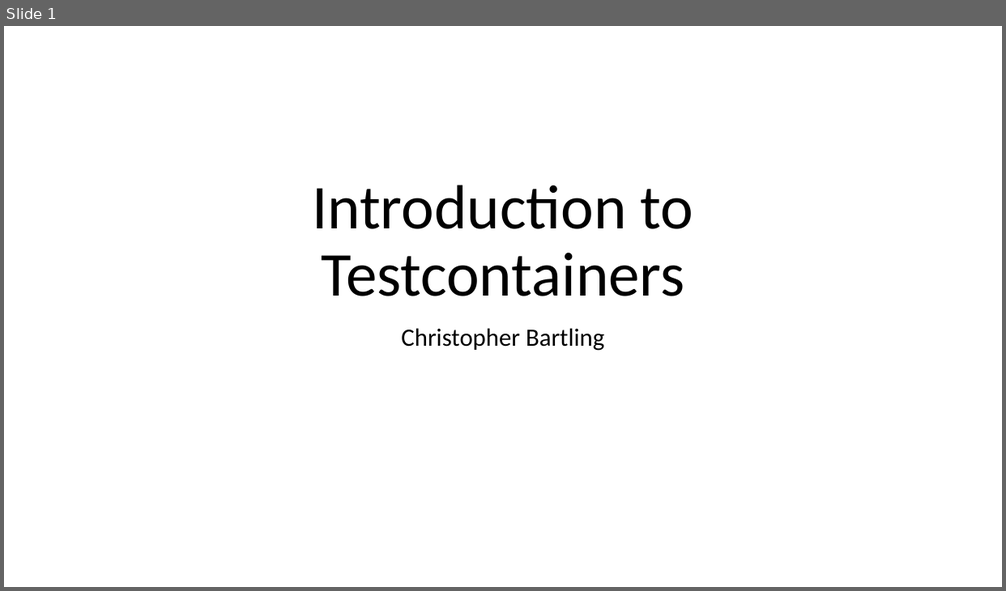
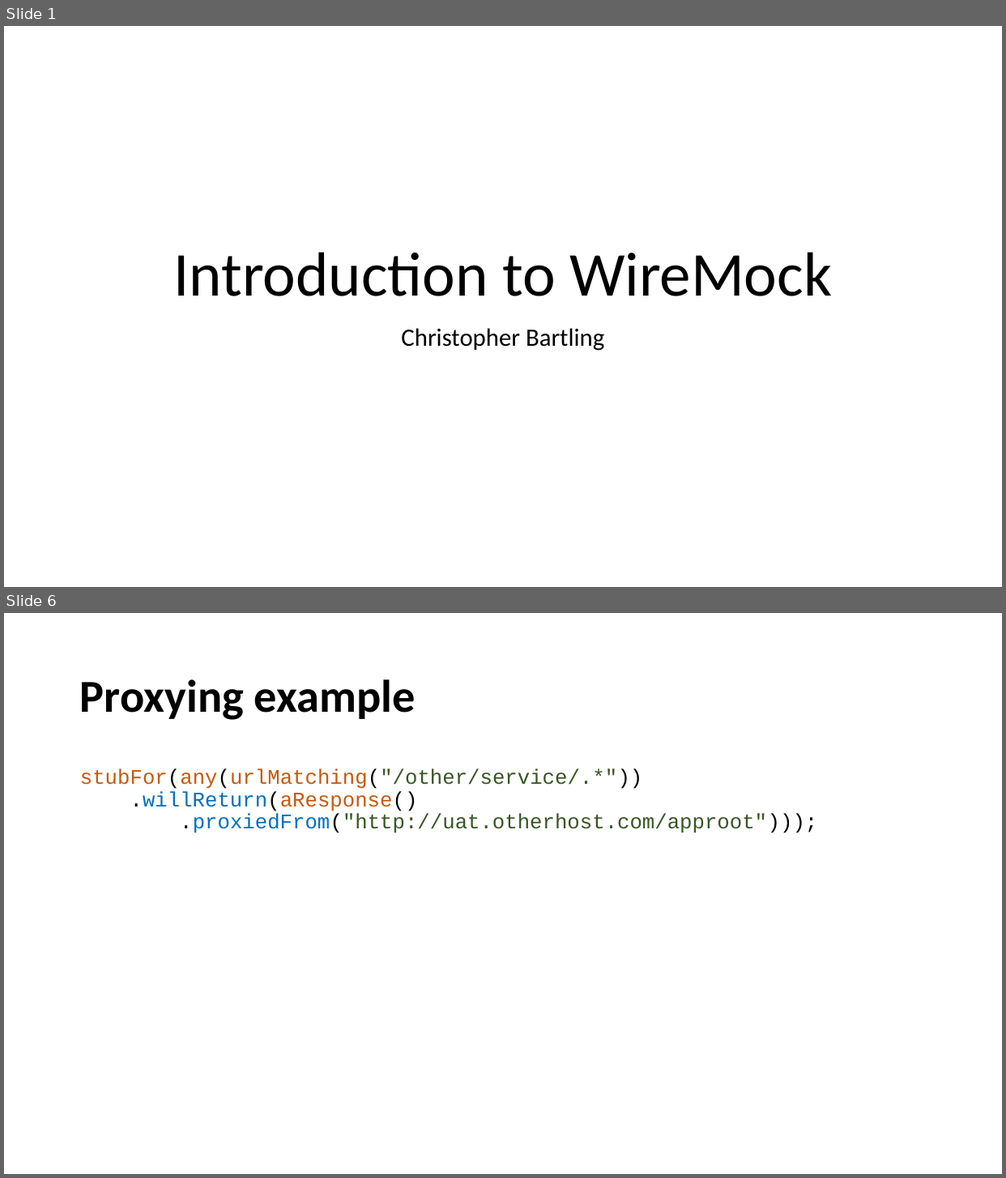
Before and after one commit to cebartling/test-driven, a slide deck: presentations/Introduction to WireMock.pptx. Shown one above the other, each under a label of ours: slide 1 before the commit, slides 1 and 6 after it; the slides between them are not shown. The pictures are 1006x591 and 1006x1178 pixels, drawn with LibreOffice and Linux fonts; fonts in the diff are those of the drawing. Boxes give left, top, right and bottom in pixels: in the first picture for what was removed or moved away, otherwise in the second. Text is boxed around its words. In the diff, an @@ line names an element or a change of style, - is before the commit and + after.

Commit message:
WireMock presentation updates

```diff
--- a/presentations/Introduction to WireMock.pptx
+++ b/presentations/Introduction to WireMock.pptx
@@ slide 6 added at (4, 613, 1002, 1174), background #FFFFFF @@
@@ title added at (80, 679, 415, 720), 44 pt, text #000000, bold @@
+Proxying example
@@ text added at (80, 769, 817, 833), 20 pt, text #385723 @@
+stubFor(any(urlMatching("/other/service/.*"))
+.willReturn(aResponse()
+.proxiedFrom("http://uat.otherhost.com/approot")));
@@ slide 1 changed as well @@
@@ title at (173, 252, 832, 297): text changed @@
-Introduction to Testcontainers
+Introduction to WireMock
```
Also in this commit, not shown: 3 other slides changed, 2 other slides added, 5 slides removed.
